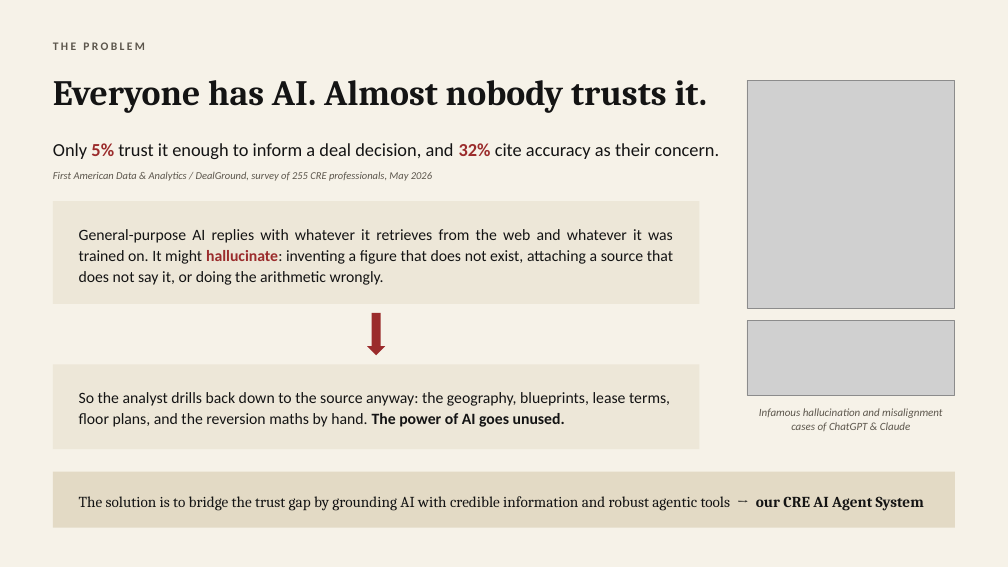
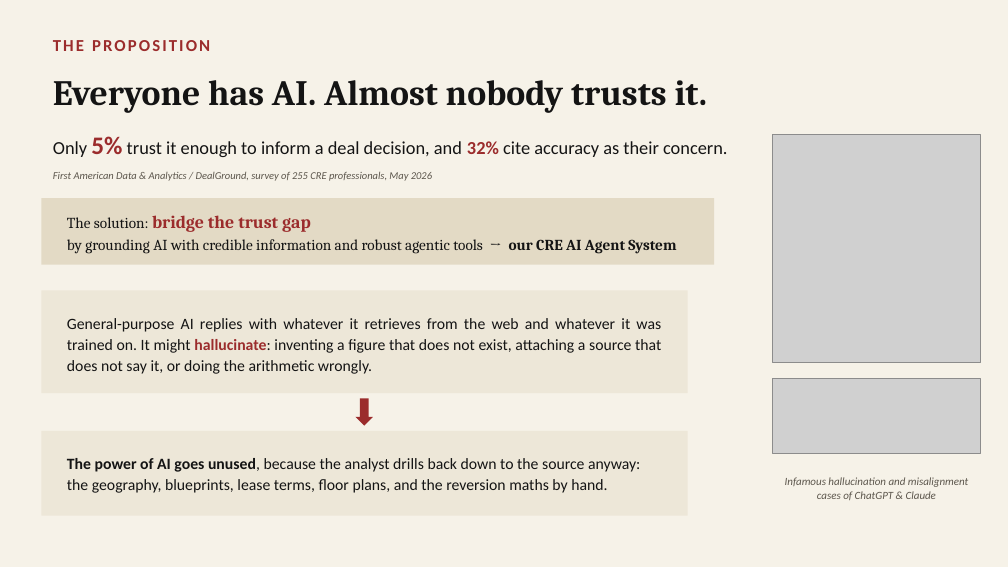
Before and after one commit to ethanlee928/cre_market_agent, a slide deck: slide 2 of slides/cre-ai-agent-system.pptx. Drawn at 1008x567 pixels with LibreOffice and Linux fonts; fonts in the diff are those of the drawing; grey boxes stand for pictures. Boxes give left, top, right and bottom in pixels: in the first picture for what was removed or moved away, otherwise in the second. Text is boxed around its words. In the diff, an @@ line names an element or a change of style, - is before the commit and + after.

```diff
--- a/slides/cre-ai-agent-system.pptx
+++ b/slides/cre-ai-agent-system.pptx
@@ text at <box>53,40,210,51</box>: text changed; size 11 to 16 pt; text colour #5C564C to #9B2C2C @@
-THE PROBLEM
+THE PROPOSITION
@@ text "Only 5% trust it enough ..." at <box>53,136,727,157</box>: size 17.5 to 24 pt in "5%" @@
@@ picture: place and size @@
-picture at <box>747,80,955,309</box>
+picture at <box>773,135,981,363</box>
@@ rectangle: place and size @@
-rectangle at <box>53,472,955,528</box>
+rectangle at <box>42,198,715,265</box>
@@ text at <box>67,215,676,254</box>: text changed @@
-The solution is to bridge the trust gap by grounding AI with credible information and robust agentic tools → our CRE AI Agent System
+The solution: bridge the trust gap
+by grounding AI with credible information and robust agentic tools → our CRE AI Agent System
@@ rectangle: place and size @@
-rectangle at <box>53,201,699,304</box>
+rectangle at <box>42,290,688,393</box>
@@ text "General-purpose AI replies with whatever ...": place and size @@
-text "General-purpose AI replies with whatever ..." at <box>79,229,673,285</box>
+text "General-purpose AI replies with whatever ..." at <box>67,318,661,374</box>
@@ picture: place and size @@
-picture at <box>747,321,955,395</box>
+picture at <box>773,379,981,454</box>
@@ down arrow: place and size @@
-down arrow at <box>368,313,386,355</box>
+down arrow at <box>355,399,373,426</box>
@@ rectangle: place and size @@
-rectangle at <box>53,364,699,449</box>
+rectangle at <box>42,431,688,516</box>
@@ text at <box>67,458,640,493</box>: text changed @@
-So the analyst drills back down to the source anyway: the geography, blueprints, lease terms, floor plans, and the reversion maths by hand. The power of AI goes unused.
+The power of AI goes unused, because the analyst drills back down to the source anyway: the geography, blueprints, lease terms, floor plans, and the reversion maths by hand.
@@ text "Infamous hallucination and misalignment cases ...": place and size @@
-text "Infamous hallucination and misalignment cases ..." at <box>759,408,942,431</box>
+text "Infamous hallucination and misalignment cases ..." at <box>785,477,968,500</box>
```
Also in this commit, not shown: 4 other slides changed, 1 other file.
